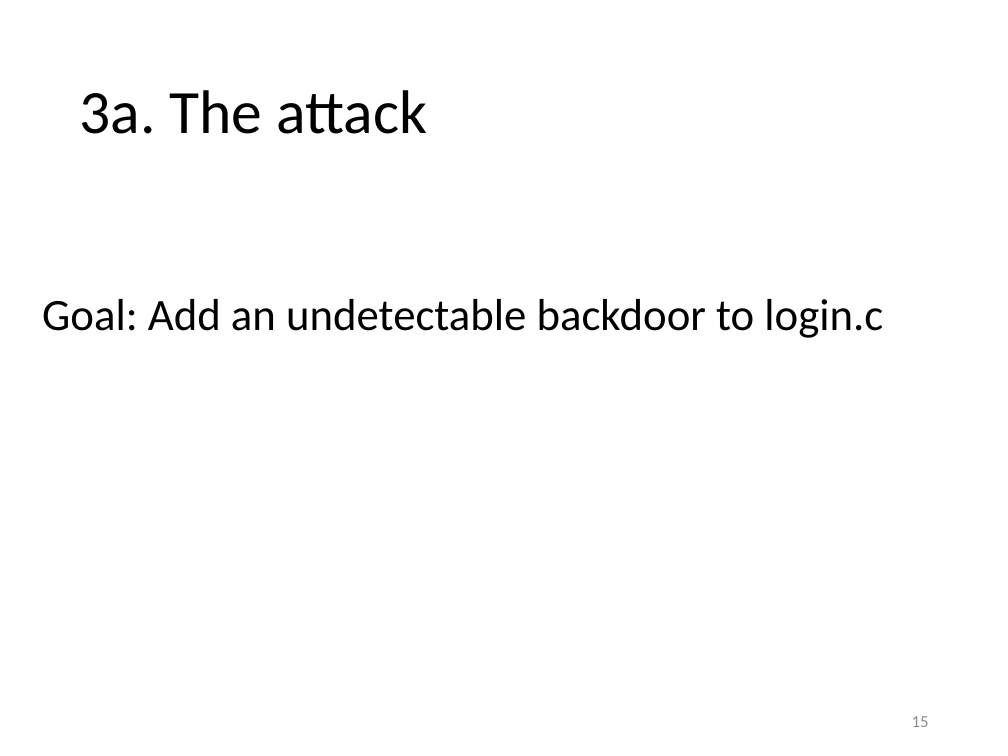
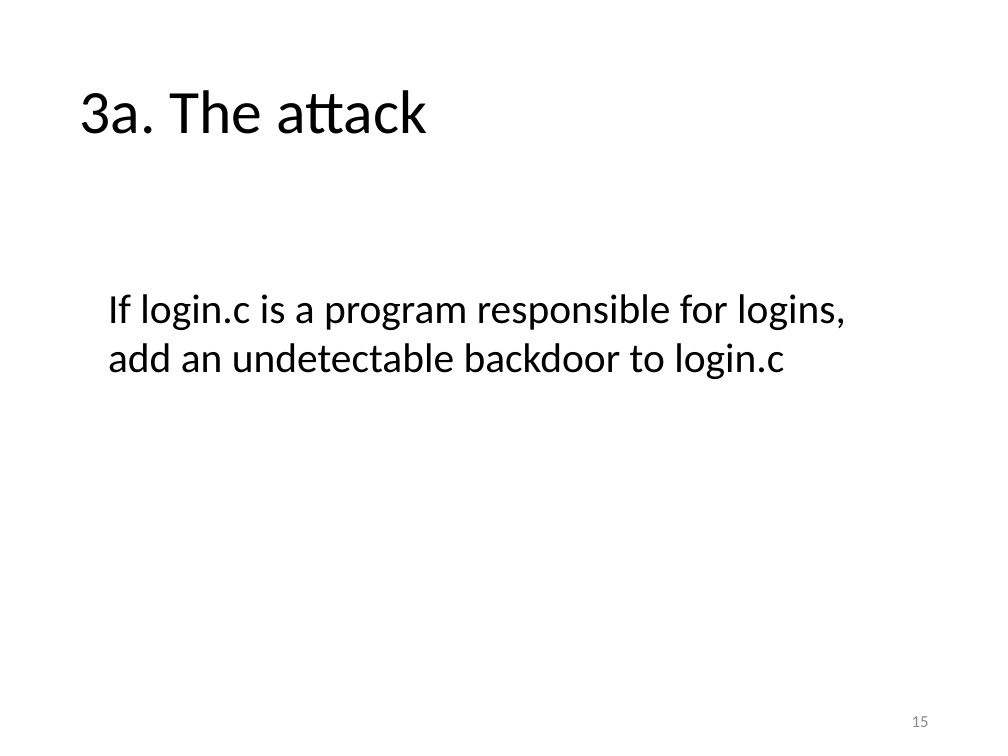
Before and after one commit to yeokm1/reflections-on-trusting-trust, a slide deck: slide 15 of reflections-of-reflecting-trust-slides.pptx. Drawn at 1008x756 pixels with LibreOffice and Linux fonts; fonts in the diff are those of the drawing. Boxes give left, top, right and bottom in pixels: in the first picture for what was removed or moved away, otherwise in the second. Text is boxed around its words. In the diff, an @@ line names an element or a change of style, - is before the commit and + after.

```diff
--- a/reflections-of-reflecting-trust-slides.pptx
+++ b/reflections-of-reflecting-trust-slides.pptx
@@ text at (108,294,846,379): text changed; size 32 to 29.6 pt @@
-Goal: Add an undetectable backdoor to login.c
+If login.c is a program responsible for logins,
+add an undetectable backdoor to login.c
```
Also in this commit, not shown: 4 other slides changed.
